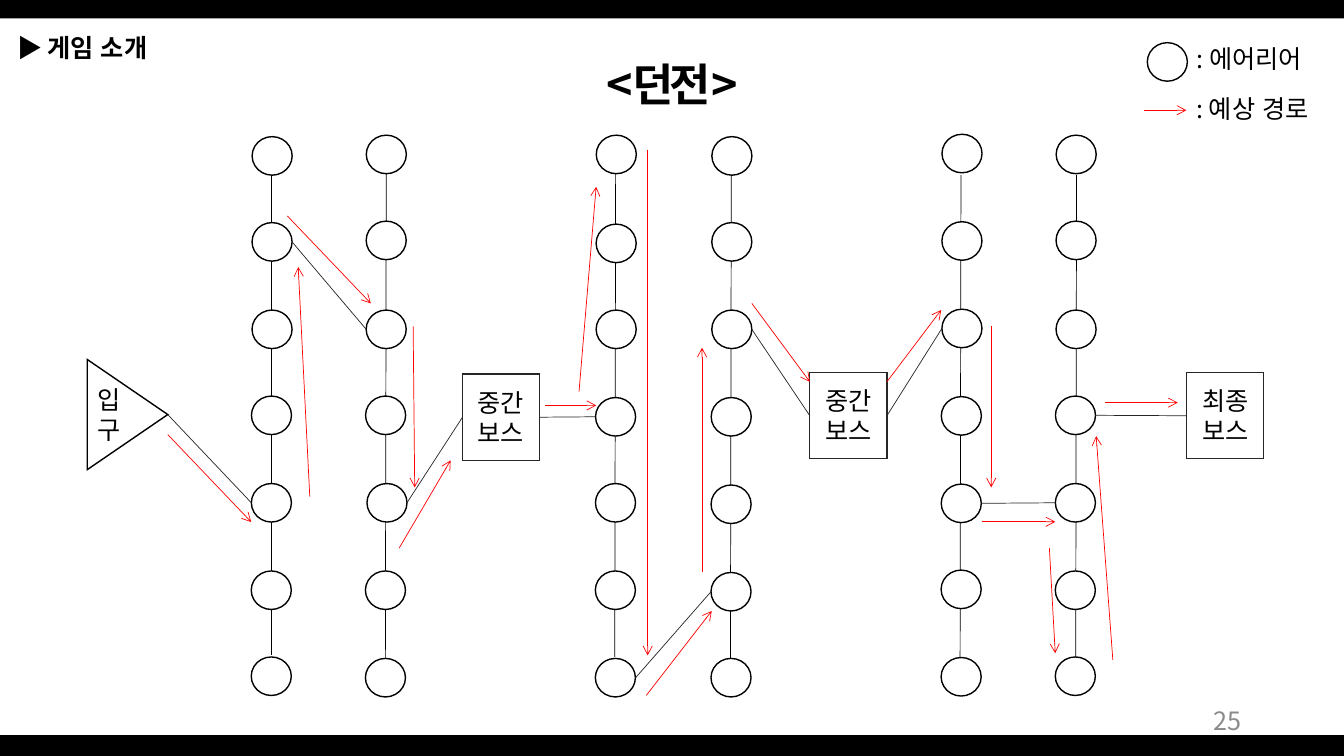
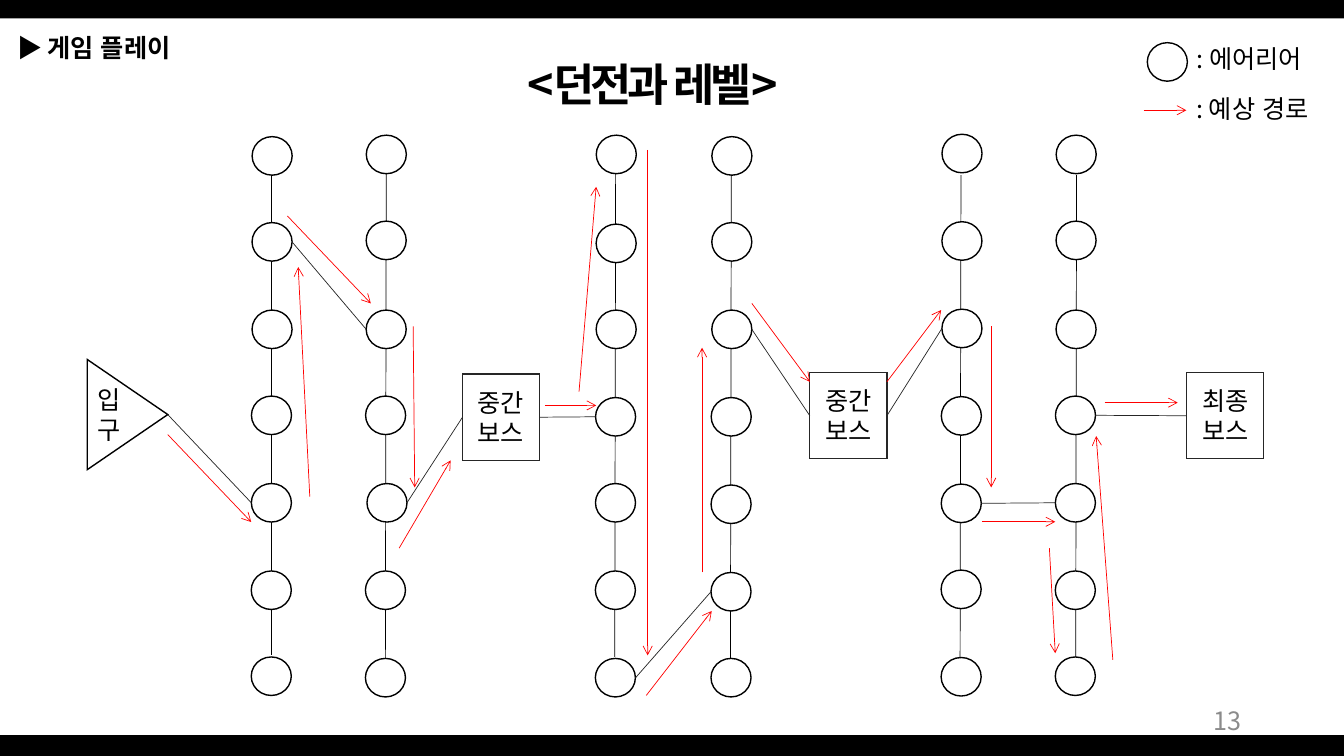
Before and after one commit to Bumizi/GameDesign, a slide deck: slide 13 of 2018 동계방학 기획자 특훈/Dungeon Tamer_190103.pptx (slide 25 before the commit). Drawn at 1344x756 pixels with LibreOffice and Linux fonts; fonts in the diff are those of the drawing. Boxes give left, top, right and bottom in pixels: in the first picture for what was removed or moved away, otherwise in the second. Text is boxed around its words. In the diff, an @@ line names an element or a change of style, - is before the commit and + after.

Commit message:
Dungeon Tamer 5차
제안서 5차
-목차 및 슬라이드 순서 변경
-게임 플레이 파트 대대적 수정

```diff
--- a/2018 동계방학 기획자 특훈/Dungeon Tamer_190103.pptx
+++ b/2018 동계방학 기획자 특훈/Dungeon Tamer_190103.pptx
@@ text at bbox=[47, 36, 171, 60]: text changed @@
-▶ 게임 소개
+▶ 게임 플레이
@@ text at bbox=[527, 63, 778, 105]: text changed @@
-<던전>
+<던전과 레벨>
@@ page number at bbox=[1213, 711, 1241, 737]: text changed @@
-25
+13
```
Also in this commit, not shown: 23 other slides changed, 3 slides added, 3 slides removed, 12 other files.
